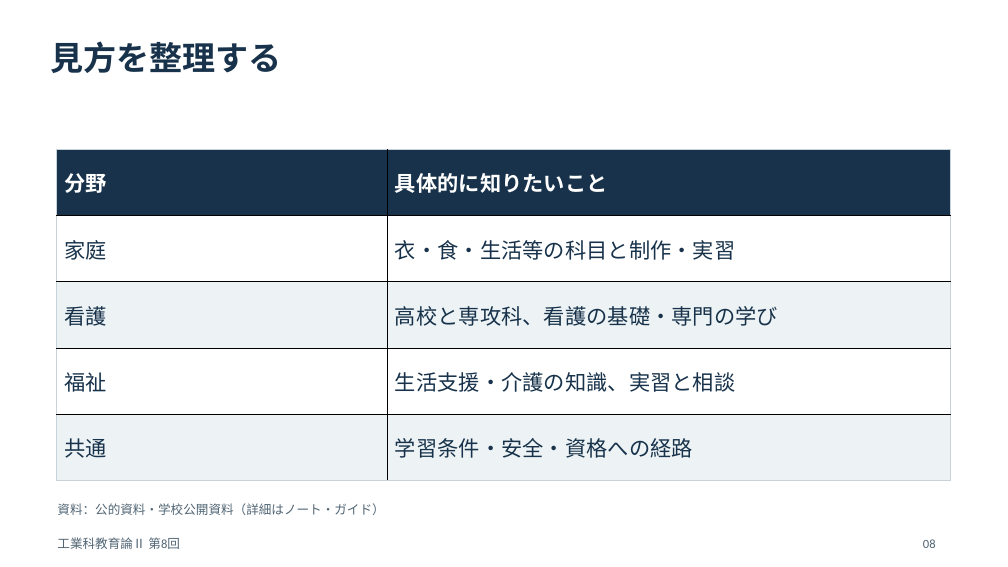
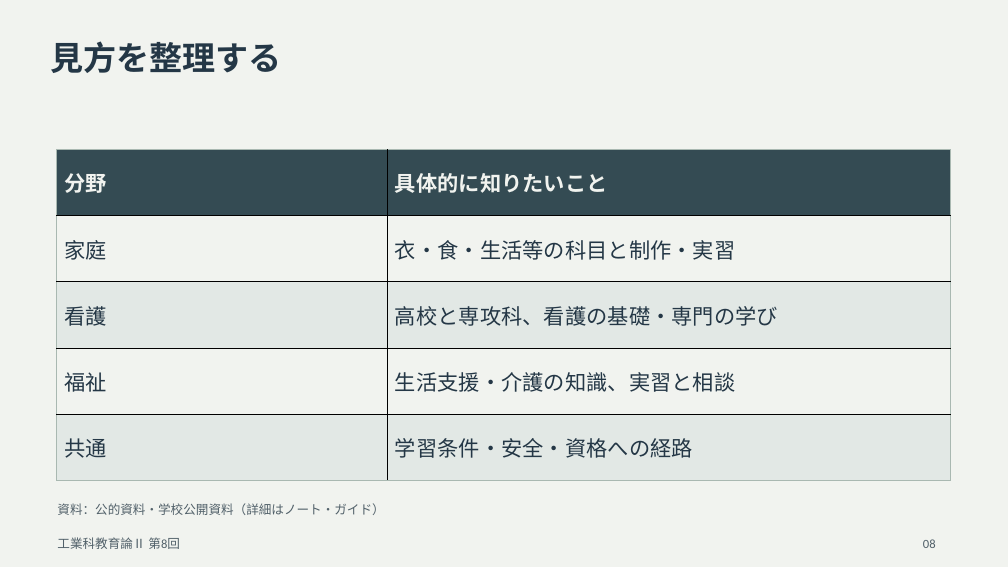
Before and after one commit to zooc-14calbp/industrial-education-ii, a slide deck: slide 8 of lessons/08/slides.pptx. Drawn at 1008x567 pixels with LibreOffice and Linux fonts; fonts in the diff are those of the drawing. Boxes give left, top, right and bottom in pixels: in the first picture for what was removed or moved away, otherwise in the second. Text is boxed around its words. In the diff, an @@ line names an element or a change of style, - is before the commit and + after.

Commit message:
Adjust slides and video colors for extended viewing

```diff
--- a/lessons/08/slides.pptx
+++ b/lessons/08/slides.pptx
@@ background #FFFFFF to #F1F3EF @@
@@ text "見方を整理する" at <box>50,41,281,73</box>: text colour #17324A to #243746 @@
@@ table at <box>57,150,951,481</box> @@
@@ fill #17324A to #344B53 in row 1 @@
@@ fill #FFFFFF to #F1F3EF in 4 cells @@
@@ fill #EDF3F5 to #E2E8E5 in 4 cells @@
@@ text colour #FFFFFF to #F1F3EF in "分野", "具体的に知りたいこと" @@
@@ text colour #17324A to #243746 in "家庭", "衣・食・生活等の科目と制作・実習", "看護", "高校と専攻科、看護の基礎・専門の学び" and 4 more places @@
@@ borders changed @@
@@ text colour #526675 to #52616A in 3 elements at <box>57,503,384,515</box>, <box>57,537,180,549</box>, <box>923,539,936,548</box> @@
```
Also in this commit, not shown: 27 other slides changed, 54 other files.
